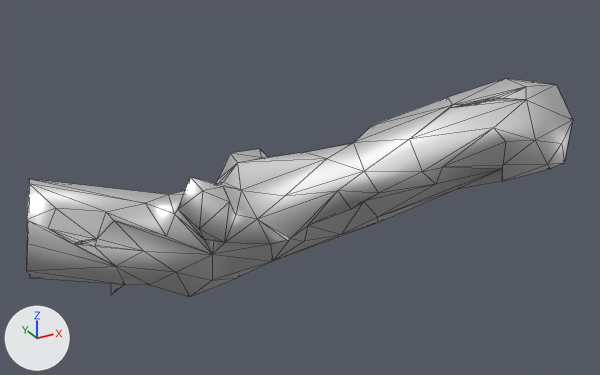
What one commit did to the FBX model Game/Assets/Environment/Stick_model/branch_compressed.fbx.
Rendered twice from a camera (50 mm lens) standing at (-0.0552, -0.2932, 0.105) and looking at (0.052, -0.0983, 0.0076). Lighting does not change. The marker at lower left points along +X, +Y and +Z. Mesh edges are drawn as thin lines. Where no turn or scale is listed for an object, it has been applied to the vertices.

In view in the first picture: 'Model'.
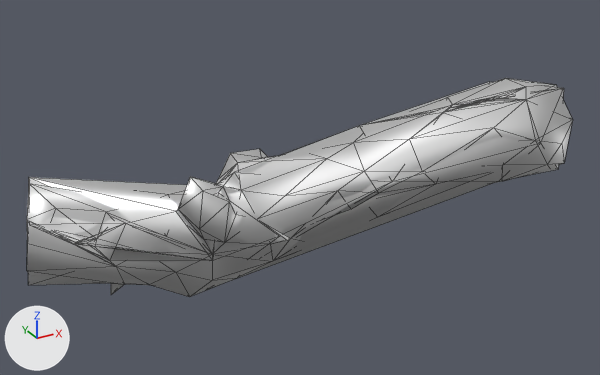
The change, as a list of edits to the scene's bpy script:
```text
Add mat_material0_001:
    mat_material0_001 = principled_material('material0.001')
    mat_material0_001.base_color = (0.8, 0.8, 0.8)  # white #e7e7e7
    mat_material0_001.metallic = 1.0
    mat_material0_001.roughness = 0.553
Add me_model_001:
    me_model_001.from_pydata(...)  # 43 vertices, 98 faces; spans x -0.026..0.133, y -0.129..-0.074, z -0.022..0.032
    me_model_001.materials.append(mat_material0_001)  # its picture is missing
Add ob_branch_lod1:
    ob_branch_lod1 = bpy.data.objects.new('branch_LOD1', me_model_001)
    ob_branch_lod1.location = (0.0, 0.0, 0.0)
```

Changed parts and their boxes (x1, y1, x2, y2) in the pictures (600 x 375 px):
'branch_LOD1', added: after (28, 82, 564, 285)
